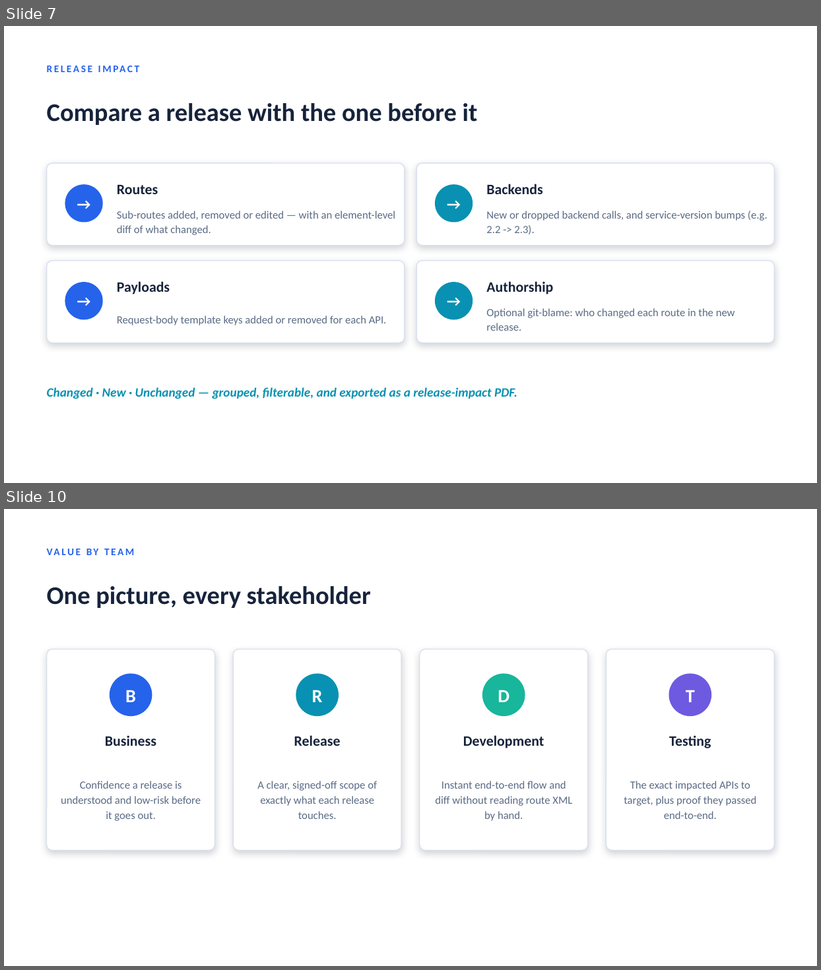
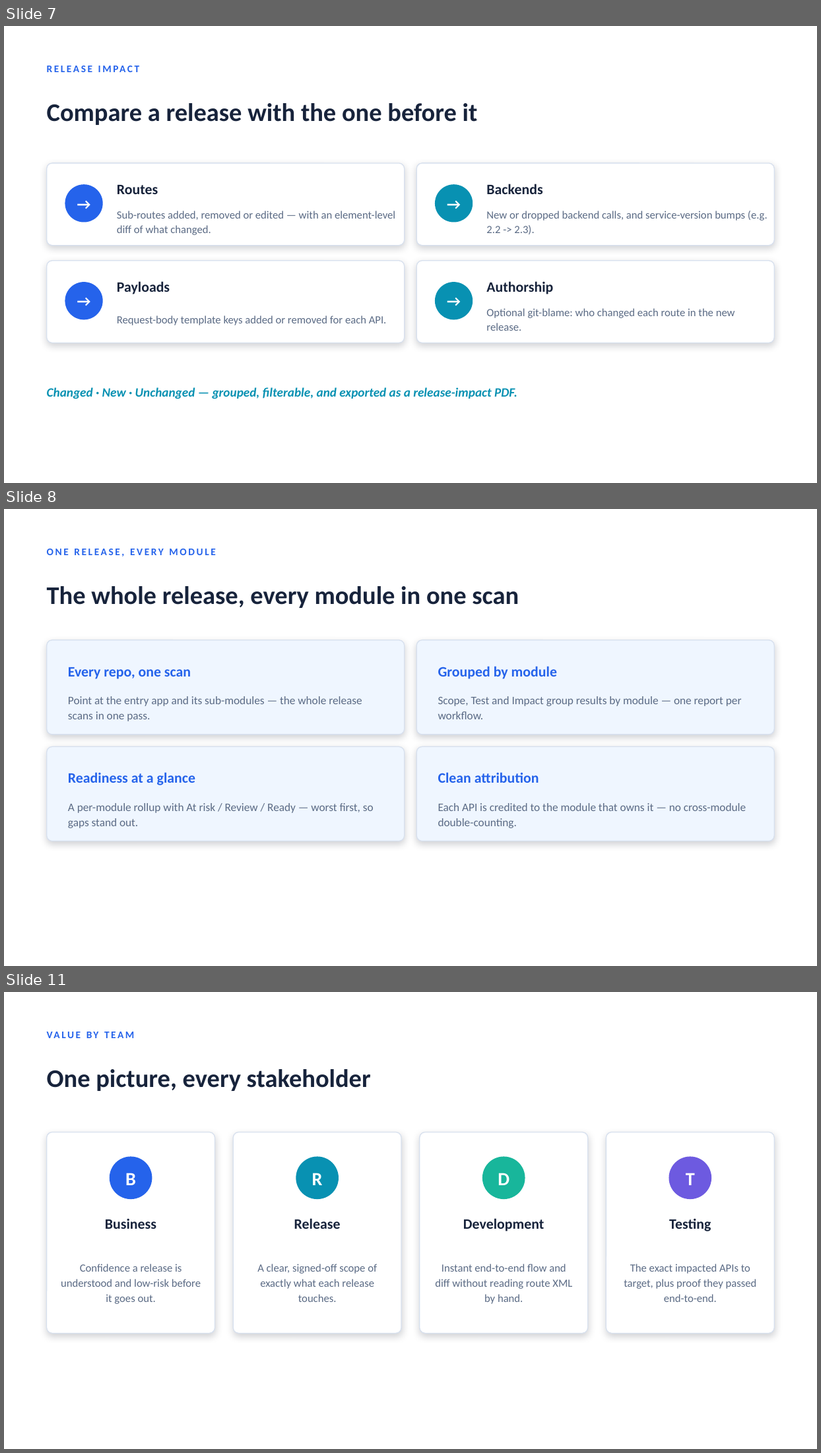
Before and after one commit to arjunramanjanappa/Camel-Routes-API-Tracing, a slide deck: docs/TraceGuard.pptx. Shown one above the other, each under a label of ours: slides 7 and 10 before the commit, slides 7, 8 and 11 after it; the slides between them are not shown. The pictures are 821x970 and 821x1453 pixels, drawn with LibreOffice and Linux fonts; fonts in the diff are those of the drawing. Boxes give left, top, right and bottom in pixels: in the first picture for what was removed or moved away, otherwise in the second. Text is boxed around its words. In the diff, an @@ line names an element or a change of style, - is before the commit and + after.

```diff
--- a/docs/TraceGuard.pptx
+++ b/docs/TraceGuard.pptx
@@ slide 8 added at <box>4,509,817,966</box>, background #FFFFFF @@
@@ text added at <box>47,549,215,557</box>, 12 pt, text #2563EB, bold @@
+ONE RELEASE, EVERY MODULE
@@ text added at <box>47,586,519,608</box>, 30 pt, text #17233B, bold @@
+The whole release, every module in one scan
@@ rounded rectangle added at <box>47,640,405,735</box>, fill #EFF6FF, outline #D7E0EE 1 pt @@
@@ rounded rectangle added at <box>417,640,775,735</box>, fill #EFF6FF, outline #D7E0EE 1 pt @@
@@ text added at <box>438,666,557,679</box>, 17 pt, text #2563EB, bold @@
+Grouped by module
@@ text added at <box>68,667,191,679</box>, 17 pt, text #2563EB, bold @@
+Every repo, one scan
@@ text added at <box>68,696,362,722</box>, 13.5 pt, text #5B6B85 @@
+Point at the entry app and its sub-modules — the whole release scans in one pass.
@@ text added at <box>438,696,742,720</box>, 13.5 pt, text #5B6B85 @@
+Scope, Test and Impact group results by module — one report per workflow.
@@ rounded rectangle added at <box>47,747,405,842</box>, fill #EFF6FF, outline #D7E0EE 1 pt @@
@@ rounded rectangle added at <box>417,747,775,842</box>, fill #EFF6FF, outline #D7E0EE 1 pt @@
@@ text added at <box>68,772,195,786</box>, 17 pt, text #2563EB, bold @@
+Readiness at a glance
@@ text added at <box>438,772,539,783</box>, 17 pt, text #2563EB, bold @@
+Clean attribution
@@ text added at <box>68,803,374,828</box>, 13.5 pt, text #5B6B85 @@
+A per-module rollup with At risk / Review / Ready — worst first, so gaps stand out.
@@ text added at <box>438,803,746,828</box>, 13.5 pt, text #5B6B85 @@
+Each API is credited to the module that owns it — no cross-module double-counting.
@@ what was slide 10 is now slide 11 @@
```
Also in this commit, not shown: 2 slides changed.
